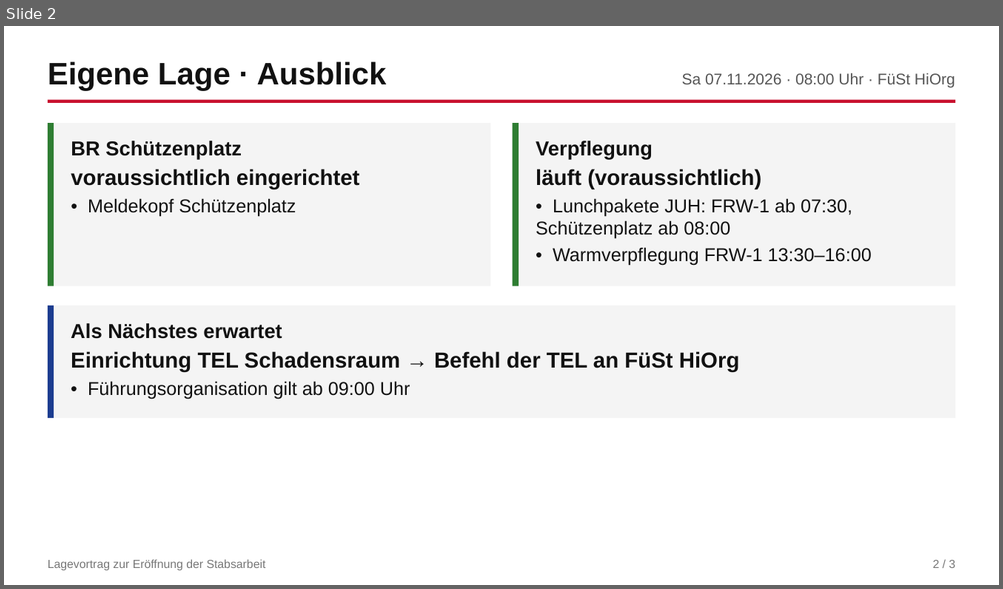
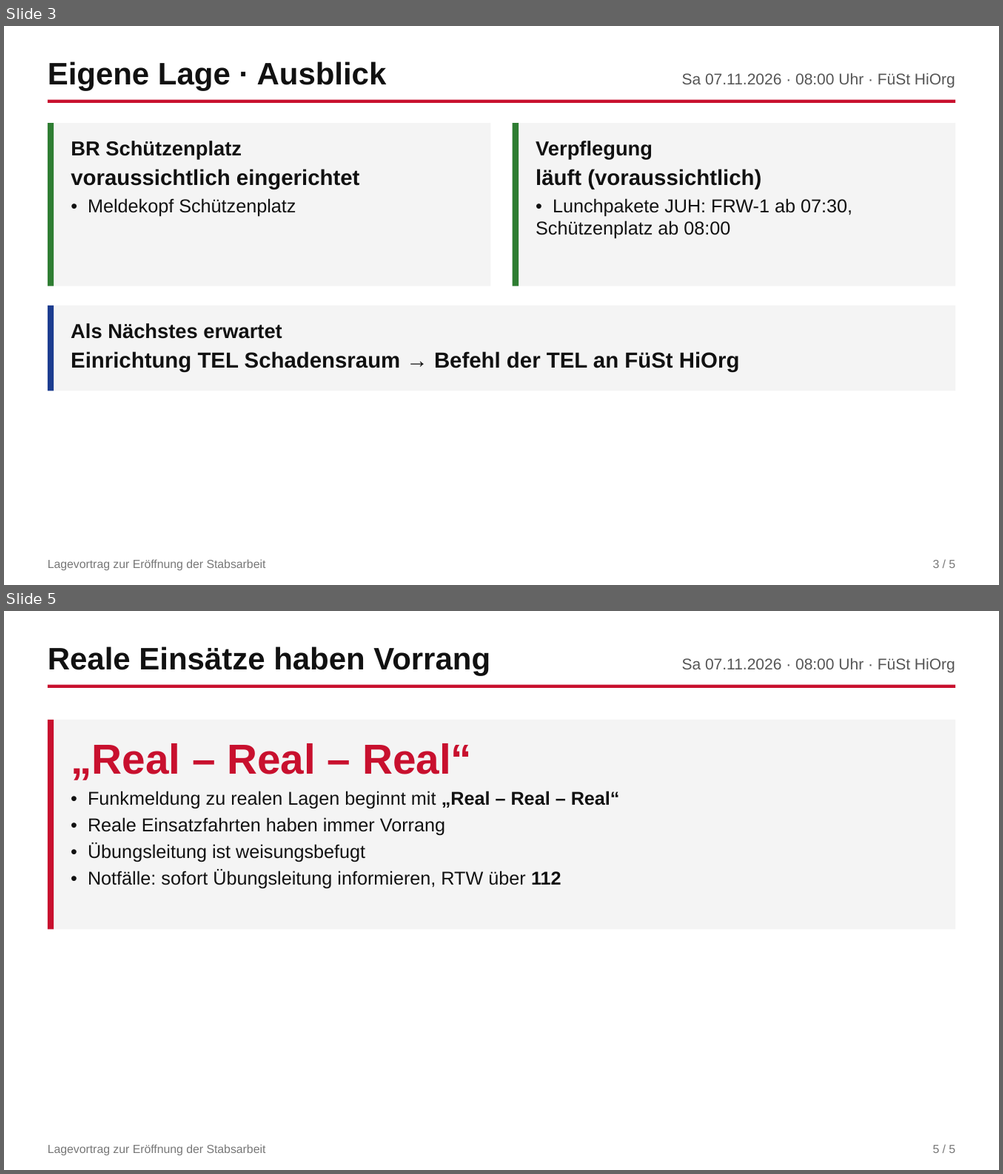
Before and after one commit to laenan8466/civil_protection_communicaton_training, a slide deck: lagevortrag/2026-11-07_0800_Lagevortrag_FueSt_HiOrg.pptx. Shown one above the other, each under a label of ours: slide 2 before the commit, slides 3 and 5 after it; the slides between them are not shown. The pictures are 1003x589 and 1003x1174 pixels, drawn with LibreOffice and Linux fonts; fonts in the diff are those of the drawing. Boxes give left, top, right and bottom in pixels: in the first picture for what was removed or moved away, otherwise in the second. Text is boxed around its words. In the diff, an @@ line names an element or a change of style, - is before the commit and + after.

```diff
--- a/lagevortrag/2026-11-07_0800_Lagevortrag_FueSt_HiOrg.pptx
+++ b/lagevortrag/2026-11-07_0800_Lagevortrag_FueSt_HiOrg.pptx
@@ slide 5 added at [4, 611, 999, 1170], background #FFFFFF @@
@@ text added at [48, 647, 490, 676], 30 pt, text #111111, bold @@
+Reale Einsätze haben Vorrang
@@ text added at [682, 658, 955, 673], 15 pt, text #555555 @@
+Sa 07.11.2026 · 08:00 Uhr · FüSt HiOrg
@@ rectangle added at [47, 685, 956, 688], fill #C8102E @@
@@ rectangle added at [47, 720, 956, 930], fill #F4F4F4 @@
@@ rectangle added at [47, 720, 54, 930], fill #C8102E @@
@@ text added at [71, 743, 620, 889], 18 pt, text #111111 @@
+„Real – Real – Real“
+• Funkmeldung zu realen Lagen beginnt mit „Real – Real – Real“
+• Reale Einsatzfahrten haben immer Vorrang
+• Übungsleitung ist weisungsbefugt
+• Notfälle: sofort Übungsleitung informieren, RTW über 112
@@ text added at [48, 1145, 266, 1156], 11.2 pt, text #777777 @@
+Lagevortrag zur Eröffnung der Stabsarbeit
@@ text added at [933, 1145, 955, 1153], 11.2 pt, text #777777 @@
+5 / 5
@@ what was slide 2 is now slide 3 @@
@@ slide 3 changed as well @@
@@ text at [552, 247, 871, 266]: paragraph removed @@
-• Warmverpflegung FRW-1 13:30–16:00
@@ rectangle: place and size @@
-rectangle at [47, 306, 956, 418]
+rectangle at [47, 306, 956, 392]
@@ rectangle: place and size @@
-rectangle at [47, 306, 54, 418]
+rectangle at [47, 306, 54, 392]
@@ text at [88, 381, 410, 399]: paragraph removed @@
-• Führungsorganisation gilt ab 09:00 Uhr
@@ text at [933, 560, 955, 568]: text changed @@
-2 / 3
+3 / 5
```
Also in this commit, not shown: 2 other slides changed, 1 other slide added, 3 other files.
